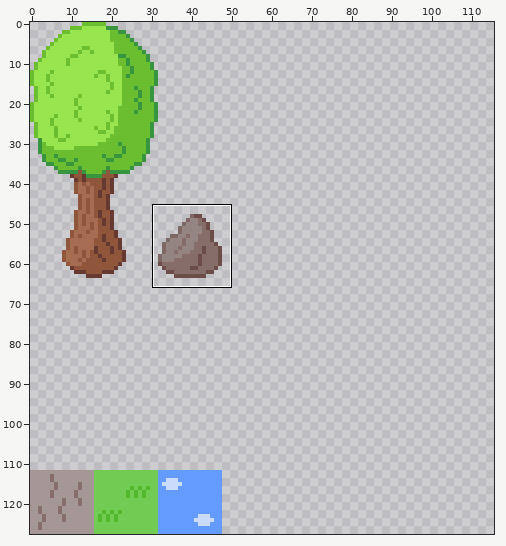
Two versions of one sprite sheet, lost-amongst-the-stars/sprites/tile.png. Above: a wide view before the commit, with the close-up outlined.
Close-up. Old version:
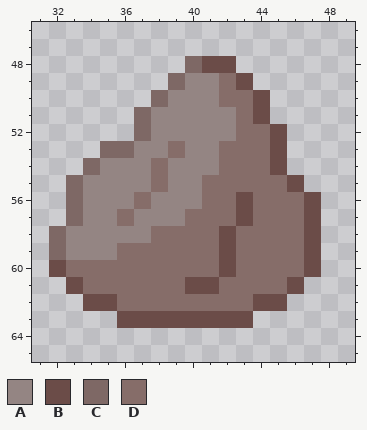
The file is 128x128 pixels. Shown: x 31..49, y 46..65. The wide view leaves out empty margins. The commit also changed other parts of the picture, which this record leaves out.
Palette (. is transparent): A #948583  B #6b4c48  C #7e6865  D #866d69
Pixels before, first column x 32:
48 ........CBB.....
49 .......CAADB....
50 ......CAAADDB...
51 .....CAAAAADB...
52 .....CAAAAADDB..
53 ...CCAADAADDDB..
54 ..CAAADAAADDDB..
55 .CAAAADAADDDDDB.
56 .CAAADAAADDBDDDB
57 .CAADAAADDDBDDDB
58 CAAAAADDDDBDDDDB
59 CAAADDDDDDBDDDDB
60 BDDDDDDDDDBDDDDB
61 .BDDDDDDBBDDDDB.
62 ..BBDDDDDDDDBB..
63 ....BBBBBBBB....
New version:
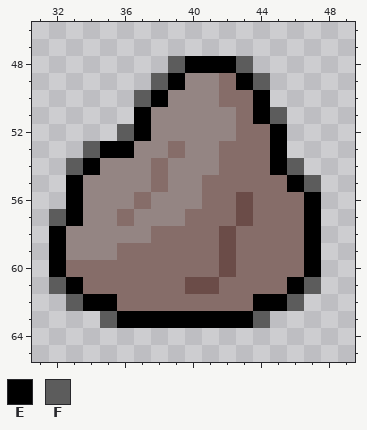
Colours new in this view: E #000000  F #5c5c5c
Edits made:
Changed rows in their new state; - is an unchanged pixel.
first column x 32:
48 -------FEEEF----
49 ------FE---EF---
50 -----FE-----E---
51 -----E------EF--
52 ----FE-------E--
53 --FEE--------E--
54 -FE----------EF-
55 -E------------EF
56 -E-------------E
57 FE-------------E
58 E--------------E
59 E--------------E
60 E--------------E
61 FE------------EF
62 -FEE--------EEF-
63 ---FEEEEEEEEF---
Where, in picture pixels (left, top, right, bottom), the same in both close-ups:
changed: (49, 56, 321, 328)
